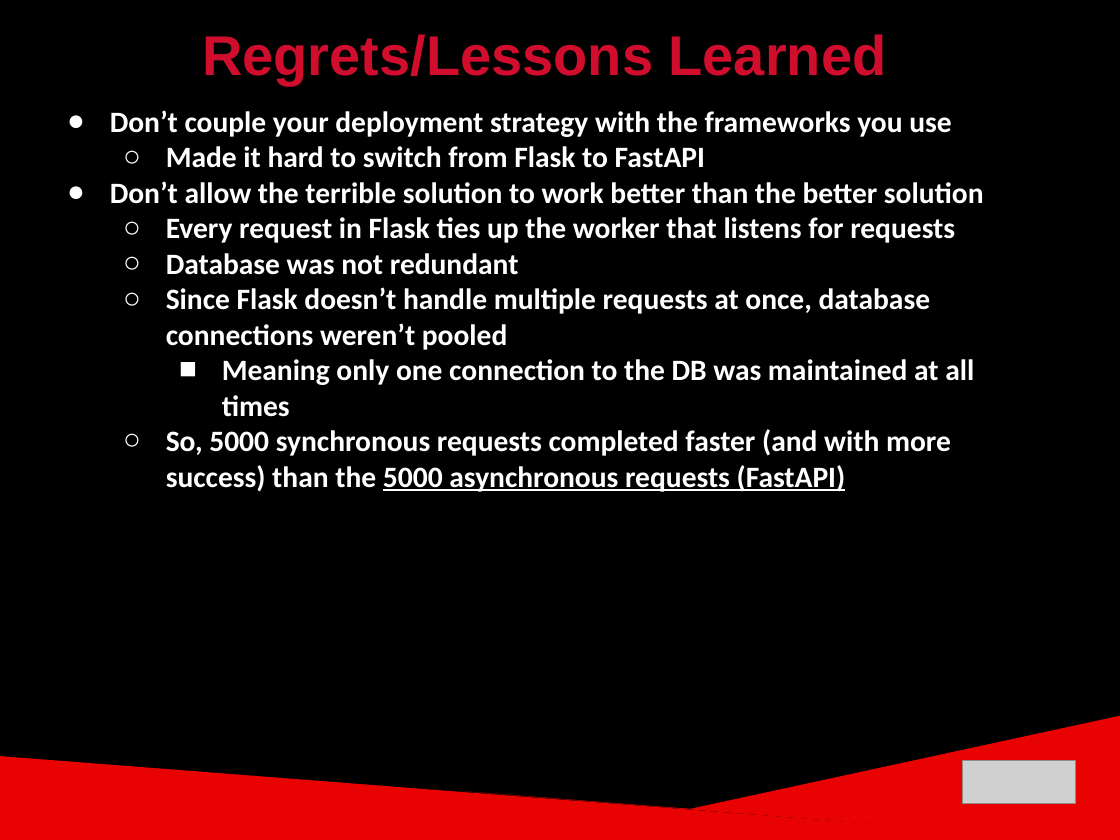
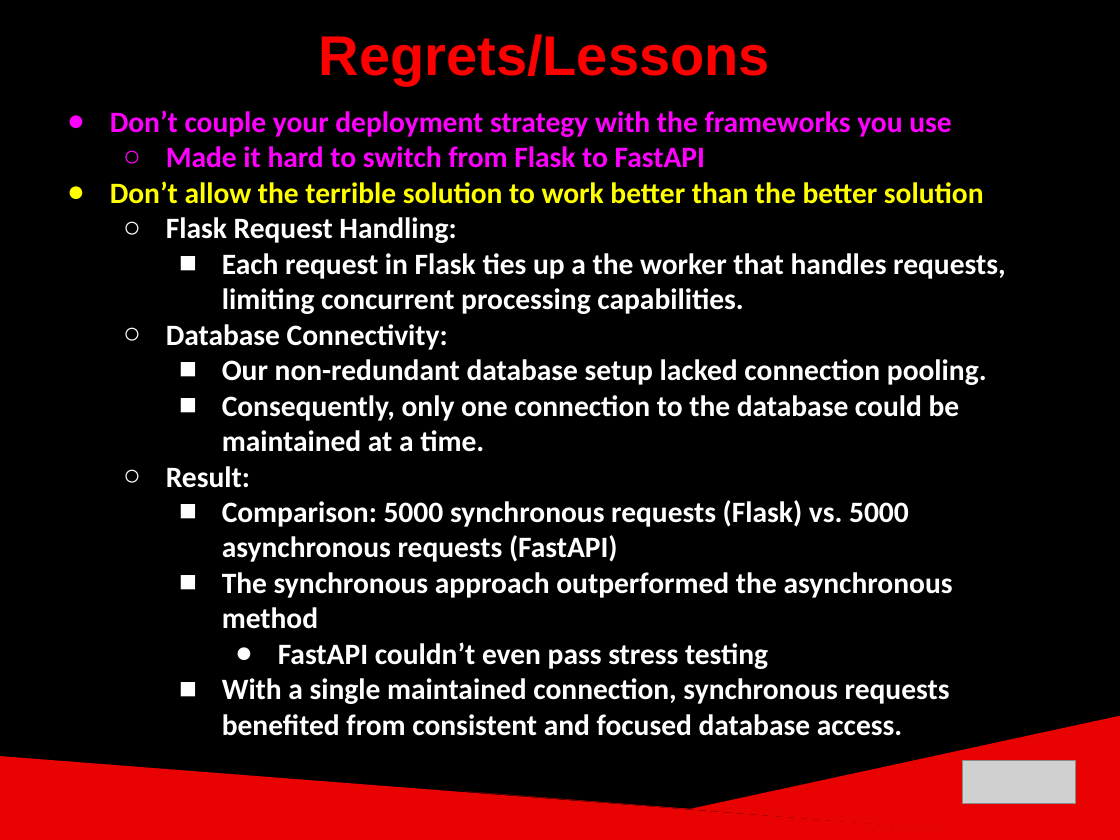
Before and after one commit to ckjarmon/CSUN-Dashboard, a slide deck: slide 16 of documentation/presentations/White Volley Girls - Final Project Presentation (Season 2).pptx. Drawn at 1120x840 pixels with LibreOffice and Linux fonts; fonts in the diff are those of the drawing; grey boxes stand for pictures. Boxes give left, top, right and bottom in pixels: in the first picture for what was removed or moved away, otherwise in the second. Text is boxed around its words. In the diff, an @@ line names an element or a change of style, - is before the commit and + after.

```diff
--- a/documentation/presentations/White Volley Girls - Final Project Presentation (Season 2).pptx
+++ b/documentation/presentations/White Volley Girls - Final Project Presentation (Season 2).pptx
@@ text at (x1=319, y1=34, x2=770, y2=84): text changed; text colour #D00D2D to #FF0000 @@
-Regrets/Lessons Learned
+Regrets/Lessons
@@ text at (x1=110, y1=110, x2=984, y2=204): text colour #FFFFFF to #FF00FF in "Don’t couple your deployment strategy with the ...", "Made it hard to switch from Flask ..."; text colour #FFFFFF to #FFFF00 in "Don’t allow the terrible solution to work ..."; bullet colour #FFFFFF to #FF00FF; bullet colour #FFFFFF to #FFFF00 @@
@@ text at (x1=166, y1=217, x2=1006, y2=736): text changed @@
-  ○ Every request in Flask ties up the worker that listens for requests
-  ○ Database was not redundant
-  ○ Since Flask doesn’t handle multiple requests at once, database connections weren’t pooled
-    ■ Meaning only one connection to the DB was maintained at all times
-  ○ So, 5000 synchronous requests completed faster (and with more success) than the 5000 asynchronous requests (FastAPI)
+  ○ Flask Request Handling:
+    ■ Each request in Flask ties up a the worker that handles requests, limiting concurrent processing capabilities.
+  ○ Database Connectivity:
+    ■ Our non-redundant database setup lacked connection pooling.
+    ■ Consequently, only one connection to the database could be maintained at a time.
+  ○ Result:
+    ■ Comparison: 5000 synchronous requests (Flask) vs. 5000 asynchronous requests (FastAPI)
+    ■ The synchronous approach outperformed the asynchronous method
+      ● FastAPI couldn’t even pass stress testing
+    ■ With a single maintained connection, synchronous requests benefited from consistent and focused database access.
```
Also in this commit, not shown: 7 other slides changed, 2 other files.
